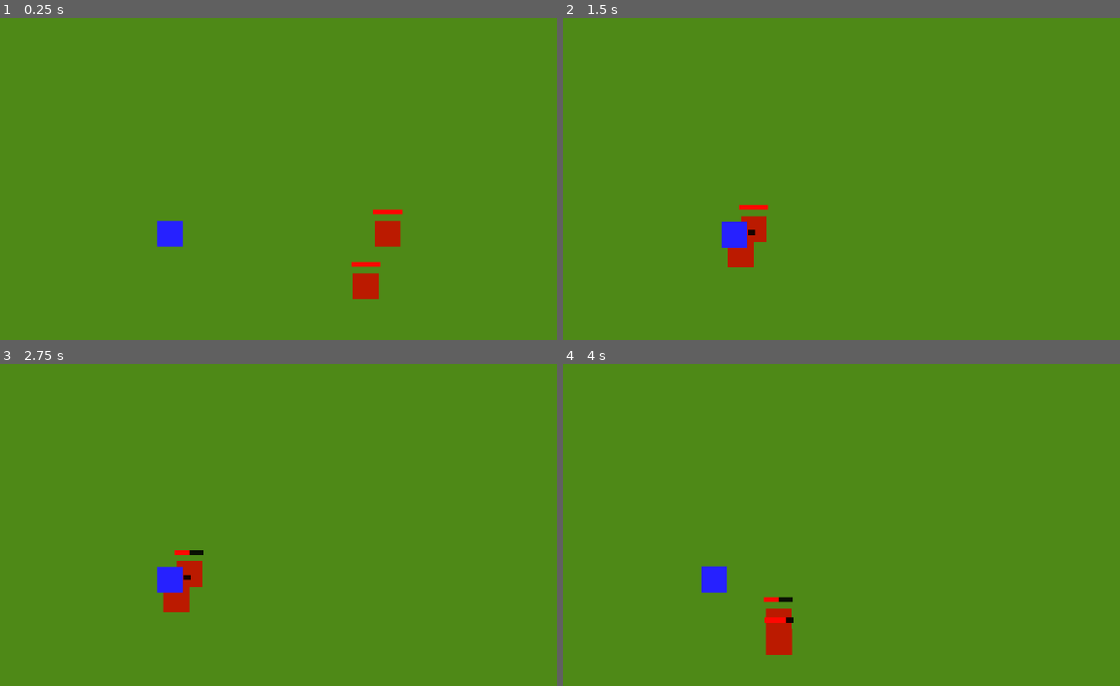
Above: before the commit, frames 1-4 (two rows, left to right).
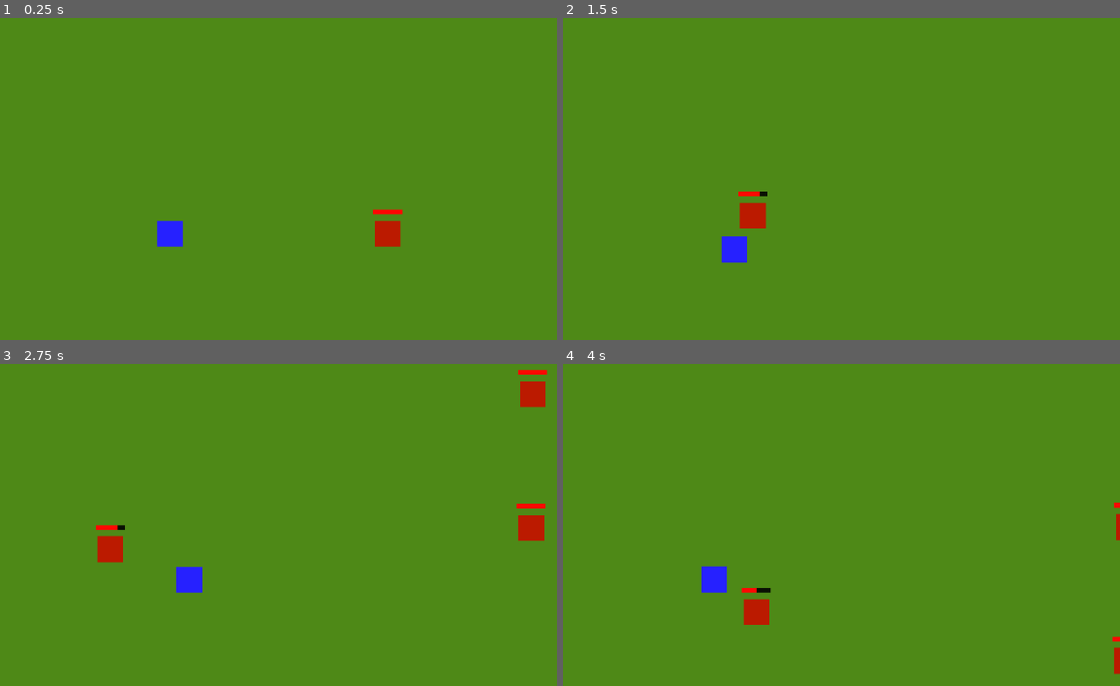
Above: after the commit, the same moments.

Repository: denisshkytko/mmo-mvp-godot
Game: Godot game, scene res://scenes/Main.tscn
Two runs of this game, one before a commit and one after it. Both use one fixed random seed, a clock stepped at 60 frames per second and the inputs below.
Inputs:
- Up to frame 1 (0.25 s): no input
- Up to frame 2 (1.5 s): hold Right (ui_right) 0.53-1.28 s; tap E (loot) at 0.6, 1.35 s; hold Down (ui_down) from 1.28 s (still down)
- Up to frame 3 (2.75 s): release Down (ui_down) at 2.03 s; hold Right (ui_right) from 2.03 s (still down); tap E (loot) at 2.1 s
- Up to frame 4 (4 s): release Right (ui_right) at 2.78 s; hold Up (ui_up) 2.78-3.53 s; tap E (loot) at 2.85, 3.6 s; hold Left (ui_left) from 3.53 s (still down)

The runs differ from the first frame. In frame 1, 0.5% of the frame differs, in the area x 63-69%, y 75-88%; in frame 2, 1.1%; in frame 3, 2.4%, in the area x 17-99%, y 1-78%; in frame 4, 1.4%.

Commit message:
Stage 7A: player xp and level up, mob xp reward

Diff:
--- a/scenes/Zone_01.tscn
+++ b/scenes/Zone_01.tscn
@@ -67,4 +67,10 @@
 position = Vector2(300, 0)
 
 [node name="Mob_02" parent="." instance=ExtResource("2_bajtg")]
-position = Vector2(272, 73)
+position = Vector2(1224, 3)
+
+[node name="Mob_03" parent="." instance=ExtResource("2_bajtg")]
+position = Vector2(722, -65)
+
+[node name="Mob_04" parent="." instance=ExtResource("2_bajtg")]
+position = Vector2(720, 101)
--- a/scripts/Mob.gd
+++ b/scripts/Mob.gd
@@ -7,6 +7,8 @@
 @export var stop_distance: float = 45.0
 @export var max_hp: int = 100
 @export var corpse_scene: PackedScene
+@export var xp_reward: int = 3
+
 
 var current_hp: int
 var player: Node2D
@@ -63,6 +65,10 @@
 		corpse.loot_item_id = "loot_token"
 		corpse.loot_item_count = 2
 
+	var player := get_tree().get_first_node_in_group("player")
+	if player != null and player.has_method("add_xp"):
+		player.add_xp(xp_reward)
+
 	queue_free()
 
 
--- a/scripts/Player.gd
+++ b/scripts/Player.gd
@@ -8,6 +8,9 @@
 @export var attack_cooldown: float = 0.8
 
 var inventory: Inventory
+var level: int = 1
+var xp: int = 0
+var xp_to_next: int = 10
 var _attack_timer: float = 0.0
 
 func _ready() -> void:
@@ -57,21 +60,42 @@
 
 	return best
 
+
 func add_gold(amount: int) -> void:
 	if inventory == null:
 		return
 	inventory.add_gold(amount)
+
 
 func add_item(item_id: String, amount: int) -> int:
 	if inventory == null:
 		return amount
 	return inventory.add_item(item_id, amount)
 
+
 func get_inventory_snapshot() -> Dictionary:
 	if inventory == null:
 		return {"gold": 0, "slots": []}
-
 	return {
 		"gold": inventory.gold,
 		"slots": inventory.slots
 	}
+
+
+func add_xp(amount: int) -> void:
+	if amount <= 0:
+		return
+
+	xp += amount
+	print("XP:", xp, "/", xp_to_next)
+
+	while xp >= xp_to_next:
+		xp -= xp_to_next
+		level += 1
+		xp_to_next = _calc_xp_to_next(level)
+		print("LEVEL UP! level:", level, "next:", xp_to_next, "xp carry:", xp)
+
+
+func _calc_xp_to_next(new_level: int) -> int:
+	# простой рост: 10, 15, 20, 25...
+	return 10 + (new_level - 1) * 5
